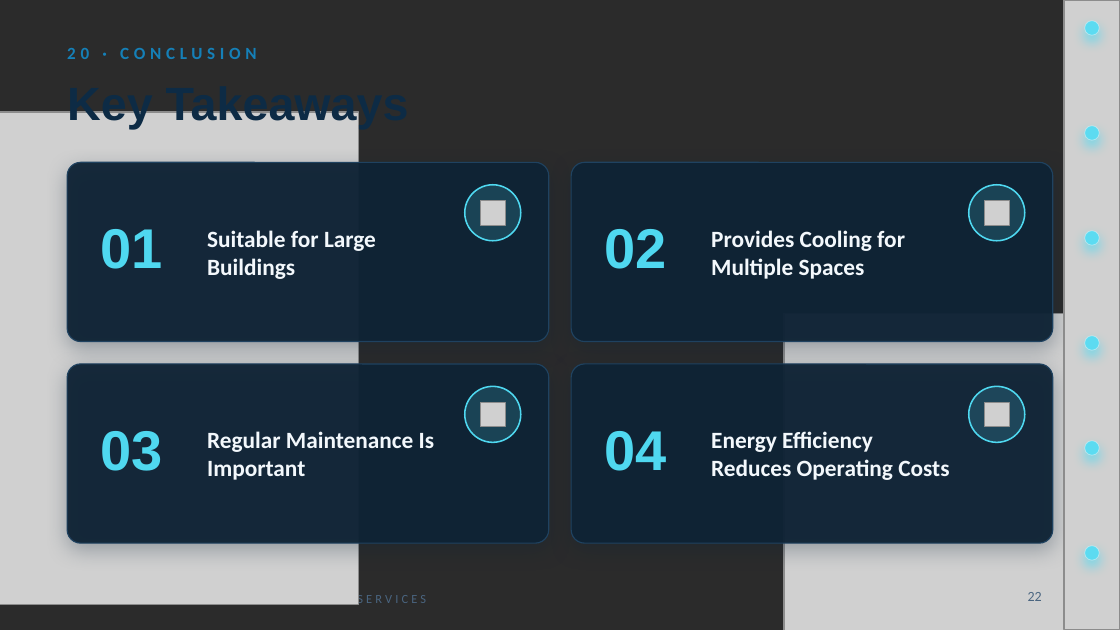
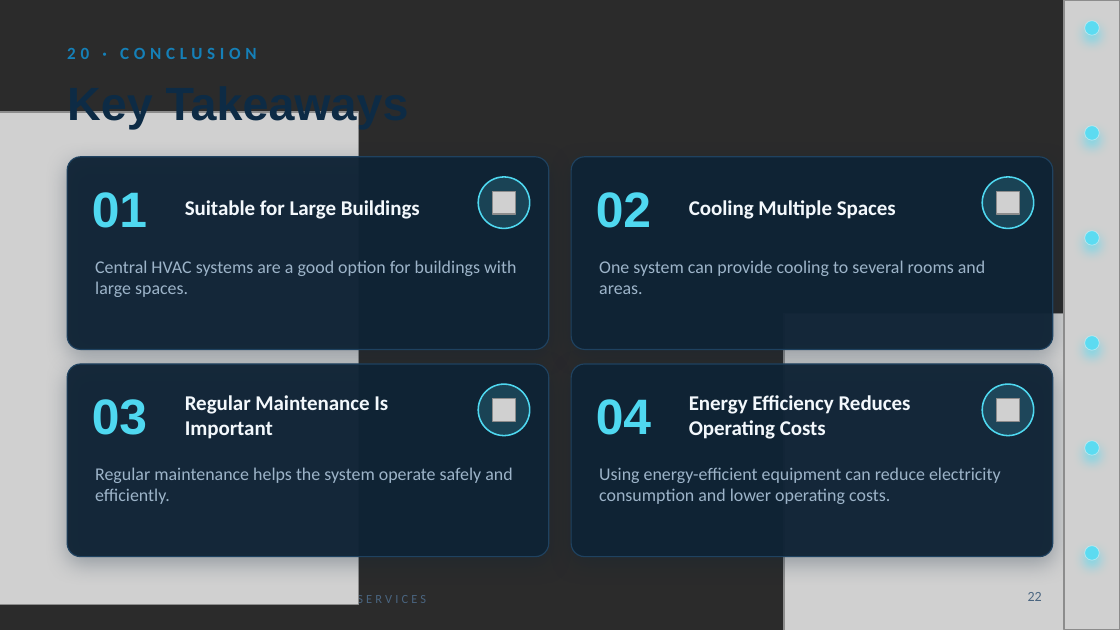
Before and after one commit to smart912/Zayana-, a slide deck: slide 22 of hvac_deck/Central_HVAC_System.pptx. Drawn at 1120x630 pixels with LibreOffice and Linux fonts; fonts in the diff are those of the drawing; grey boxes stand for pictures; background and template pictures are left out; a plain dark background stands for a picture behind light text. Boxes give left, top, right and bottom in pixels: in the first picture for what was removed or moved away, otherwise in the second. Text is boxed around its words. In the diff, an @@ line names an element or a change of style, - is before the commit and + after.

```diff
--- a/hvac_deck/Central_HVAC_System.pptx
+++ b/hvac_deck/Central_HVAC_System.pptx
@@ rounded rectangle: place and size @@
-rounded rectangle at [67,162,549,342]
+rounded rectangle at [67,157,549,349]
@@ text "01": place and size @@
-text "01" at [101,229,163,269]
+text "01" at [92,192,147,228]
@@ size 15 to 13.5 pt in 3 elements at [185,395,388,439], [689,395,911,439], [185,200,420,219] @@
@@ text "Suitable for Large Buildings": place and size @@
-text "Suitable for Large Buildings" at [207,230,376,279]
+text "Suitable for Large Buildings" at [185,200,420,219]
@@ ellipse: place and size @@
-ellipse at [465,185,521,241]
+ellipse at [478,177,530,228]
@@ rounded rectangle: place and size @@
-rounded rectangle at [571,162,1053,342]
+rounded rectangle at [571,157,1053,349]
@@ size 36 to 32 pt in 4 elements at [92,399,147,435], [596,399,651,435], [92,192,147,228], [596,192,651,228] @@
@@ text "02": place and size @@
-text "02" at [605,229,667,269]
+text "02" at [596,192,651,228]
@@ ellipse: place and size @@
-ellipse at [969,185,1025,241]
+ellipse at [982,177,1034,228]
@@ picture: place and size @@
-picture at [480,200,505,225]
+picture at [493,192,515,214]
@@ text at [689,200,896,219]: text changed; size 15 to 13.5 pt @@
-Provides Cooling for Multiple Spaces
+Cooling Multiple Spaces
@@ picture: place and size @@
-picture at [984,200,1009,225]
+picture at [997,192,1019,214]
@@ text added at [95,260,516,297], 11.5 pt, text #9DB4C9 @@
+Central HVAC systems are a good option for buildings with large spaces.
@@ text added at [599,260,985,294], 11.5 pt, text #9DB4C9 @@
+One system can provide cooling to several rooms and areas.
@@ rounded rectangle: place and size @@
-rounded rectangle at [67,364,549,543]
+rounded rectangle at [67,364,549,557]
@@ text "03": place and size @@
-text "03" at [101,431,163,471]
+text "03" at [92,399,147,435]
@@ text "Regular Maintenance Is Important": place and size @@
-text "Regular Maintenance Is Important" at [207,431,434,480]
+text "Regular Maintenance Is Important" at [185,395,388,439]
@@ ellipse: place and size @@
-ellipse at [465,386,521,442]
+ellipse at [478,384,530,436]
@@ proportions changed in 4 elements at [67,157,549,349], [571,157,1053,349], [67,364,549,557], [571,364,1053,557] @@
@@ rounded rectangle: place and size @@
-rounded rectangle at [571,364,1053,543]
+rounded rectangle at [571,364,1053,557]
@@ text "04": place and size @@
-text "04" at [605,431,667,471]
+text "04" at [596,399,651,435]
@@ text "Energy Efficiency Reduces Operating Costs": place and size @@
-text "Energy Efficiency Reduces Operating Costs" at [711,431,949,480]
+text "Energy Efficiency Reduces Operating Costs" at [689,395,911,439]
@@ ellipse: place and size @@
-ellipse at [969,386,1025,442]
+ellipse at [982,384,1034,436]
@@ picture: place and size @@
-picture at [480,402,505,427]
+picture at [493,399,515,421]
@@ picture: place and size @@
-picture at [984,402,1009,427]
+picture at [997,399,1019,421]
@@ text added at [95,467,512,504], 11.5 pt, text #9DB4C9 @@
+Regular maintenance helps the system operate safely and efficiently.
@@ text added at [599,467,1001,504], 11.5 pt, text #9DB4C9 @@
+Using energy-efficient equipment can reduce electricity consumption and lower operating costs.
```
Also in this commit, not shown: 6 other slides changed.
